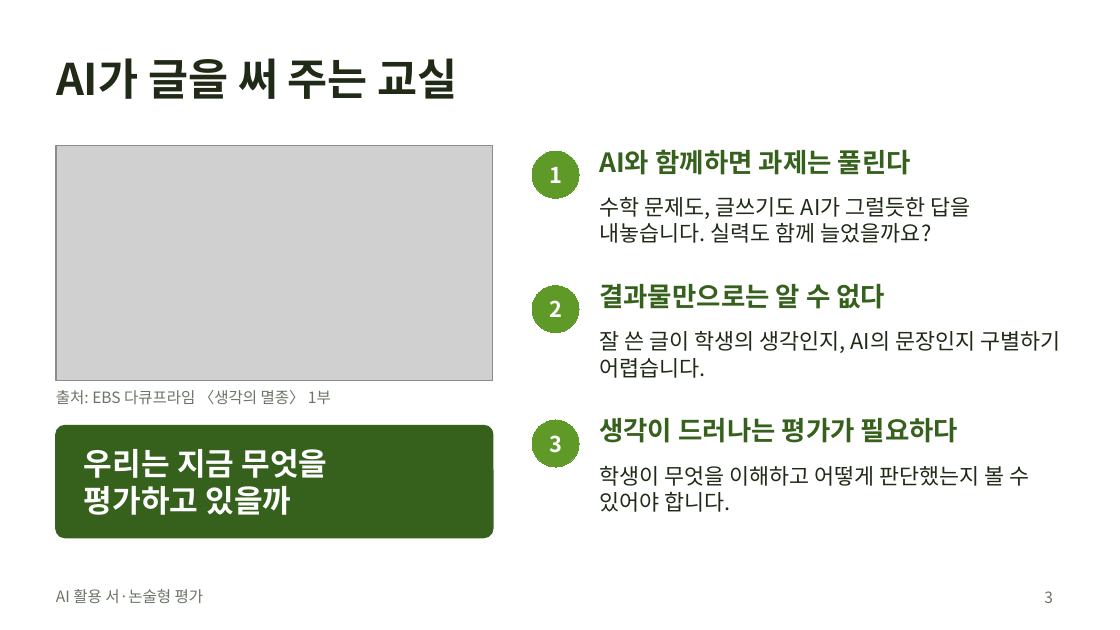
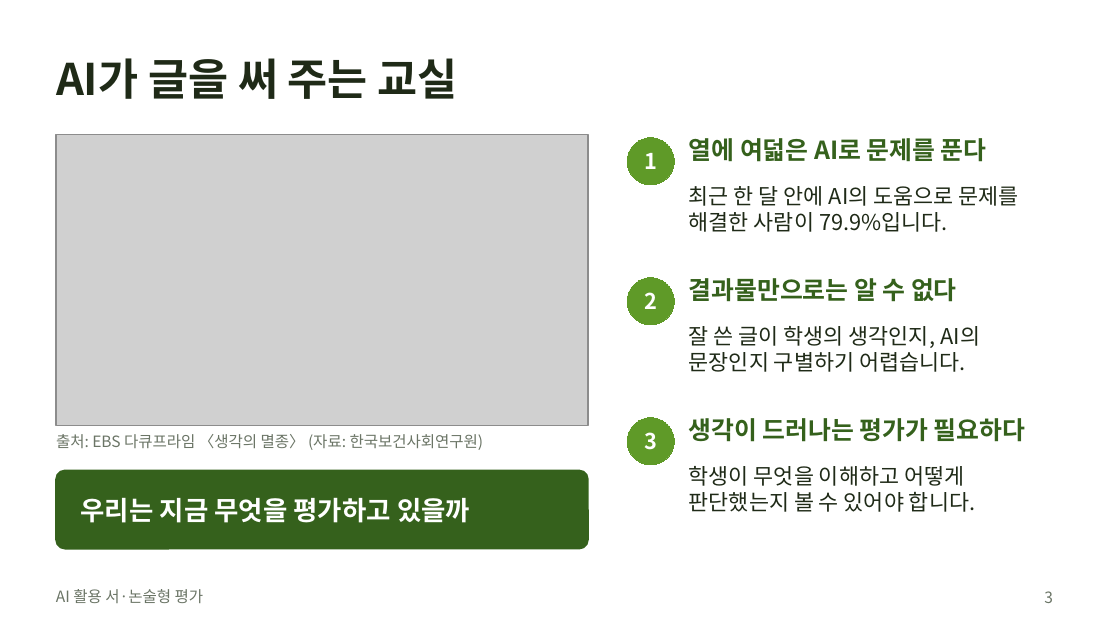
Before and after one commit to ddukyong/ai-assessment, a slide deck: slide 3 of slides/AI활용_서논술형평가_연수_일반.pptx. Drawn at 1120x630 pixels with LibreOffice and Linux fonts; fonts in the diff are those of the drawing; grey boxes stand for pictures. Boxes give left, top, right and bottom in pixels: in the first picture for what was removed or moved away, otherwise in the second. Text is boxed around its words. In the diff, an @@ line names an element or a change of style, - is before the commit and + after.

```diff
--- a/slides/AI활용_서논술형평가_연수_일반.pptx
+++ b/slides/AI활용_서논술형평가_연수_일반.pptx
@@ picture: place and size @@
-picture at <box>56,146,493,381</box>
+picture at <box>56,134,588,426</box>
@@ ellipse "1": place and size @@
-ellipse "1" at <box>532,151,579,198</box>
+ellipse "1" at <box>627,138,674,185</box>
@@ text at <box>689,138,987,162</box>: text changed; size 17 to 16 pt @@
-AI와 함께하면 과제는 풀린다
+열에 여덟은 AI로 문제를 푼다
@@ text at <box>689,186,1019,232</box>: text changed @@
-수학 문제도, 글쓰기도 AI가 그럴듯한 답을 내놓습니다. 실력도 함께 늘었을까요?
+최근 한 달 안에 AI의 도움으로 문제를 해결한 사람이 79.9%입니다.
@@ ellipse "2": place and size @@
-ellipse "2" at <box>532,286,579,333</box>
+ellipse "2" at <box>627,278,674,325</box>
@@ text "결과물만으로는 알 수 없다" at <box>689,278,957,302</box>: size 17 to 16 pt @@
@@ text "결과물만으로는 알 수 없다": place and size @@
-text "결과물만으로는 알 수 없다" at <box>599,283,886,309</box>
+text "결과물만으로는 알 수 없다" at <box>689,278,957,302</box>
@@ text "잘 쓴 글이 학생의 생각인지, ..." rewrapped from <box>599,331,1061,378</box> to <box>689,326,980,372</box> @@
@@ ellipse "3": place and size @@
-ellipse "3" at <box>532,420,579,467</box>
+ellipse "3" at <box>627,418,674,465</box>
@@ text "생각이 드러나는 평가가 필요하다": place and size @@
-text "생각이 드러나는 평가가 필요하다" at <box>599,417,958,443</box>
+text "생각이 드러나는 평가가 필요하다" at <box>689,418,1025,442</box>
@@ text "생각이 드러나는 평가가 필요하다" at <box>689,418,1025,442</box>: size 17 to 16 pt @@
@@ text at <box>56,434,484,450</box>: text changed @@
-출처: EBS 다큐프라임 〈생각의 멸종〉 1부
+출처: EBS 다큐프라임 〈생각의 멸종〉 (자료: 한국보건사회연구원)
@@ rounded rectangle: place and size @@
-rounded rectangle at <box>56,426,493,538</box>
+rounded rectangle at <box>56,470,588,549</box>
@@ rounded rectangle at <box>56,470,588,549</box>: proportions changed @@
@@ text "학생이 무엇을 이해하고 어떻게 판단했는지 ..." rewrapped from <box>599,466,1030,512</box> to <box>689,466,976,512</box> @@
@@ text at <box>81,497,470,523</box>: text changed; size 20 to 17 pt @@
-우리는 지금 무엇을
-평가하고 있을까
+우리는 지금 무엇을 평가하고 있을까
```
Also in this commit, not shown: 3 other files.
